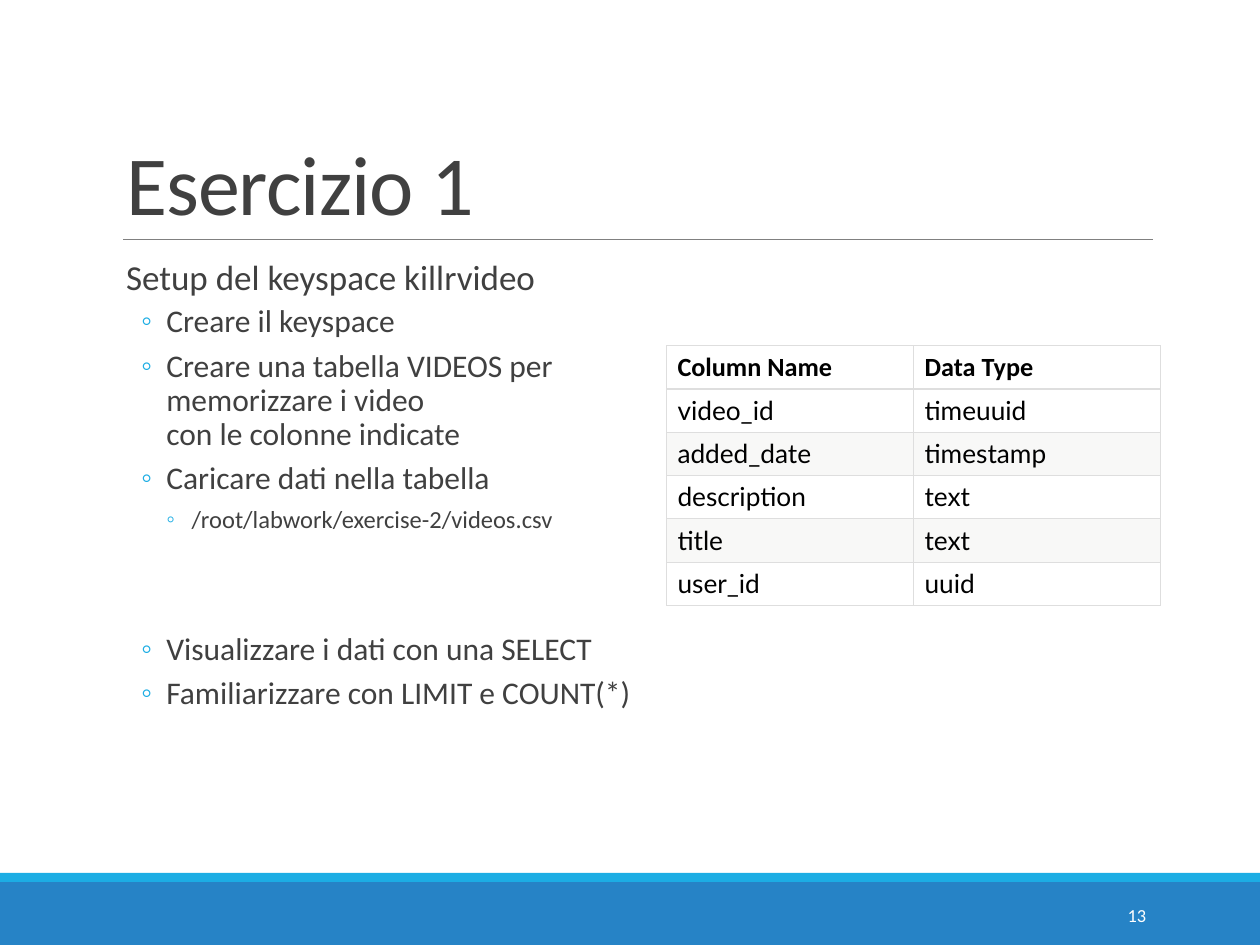
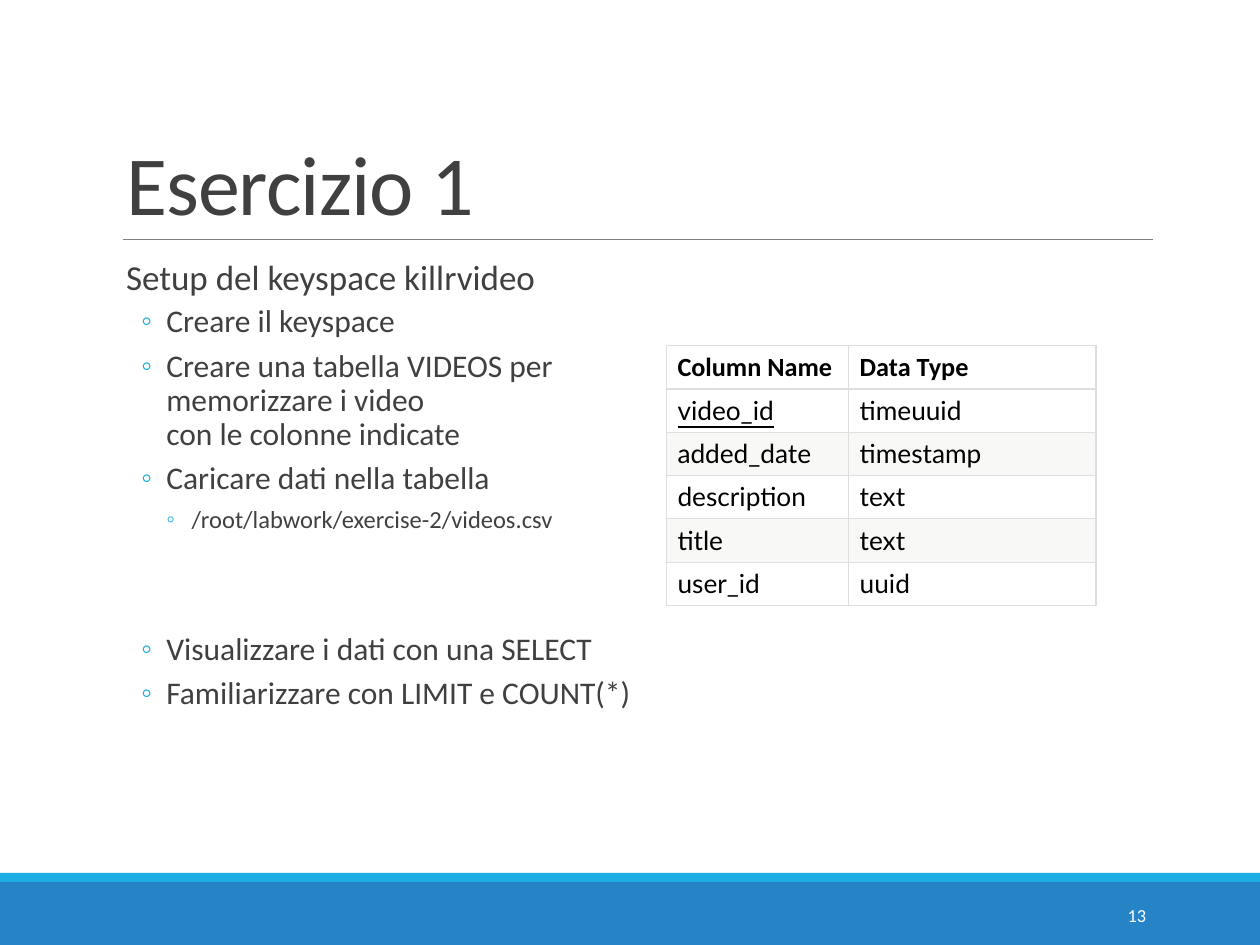
Before and after one commit to w4bo/teaching-nosql, a slide deck: slide 13 of slides/02 - E2 - Cassandra Intro.pptx. Drawn at 1260x945 pixels with LibreOffice and Linux fonts; fonts in the diff are those of the drawing. Boxes give left, top, right and bottom in pixels: in the first picture for what was removed or moved away, otherwise in the second. Text is boxed around its words. In the diff, an @@ line names an element or a change of style, - is before the commit and + after.

```diff
--- a/slides/02 - E2 - Cassandra Intro.pptx
+++ b/slides/02 - E2 - Cassandra Intro.pptx
@@ table at (667, 345, 1096, 605) @@
@@ underline on in "video_id" @@
@@ table: place and size @@
-table at (667, 345, 1160, 605)
+table at (667, 345, 1096, 605)
```
Also in this commit, not shown: 2 other slides changed.
